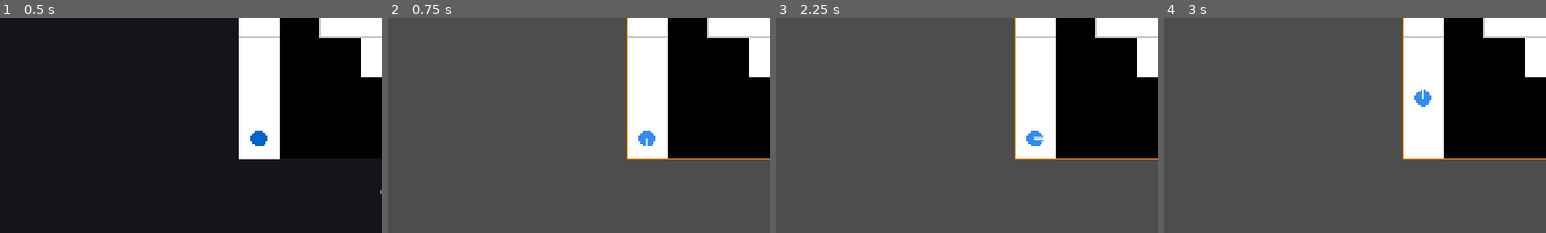
Above: before the commit, frames 1-4 (left to right).
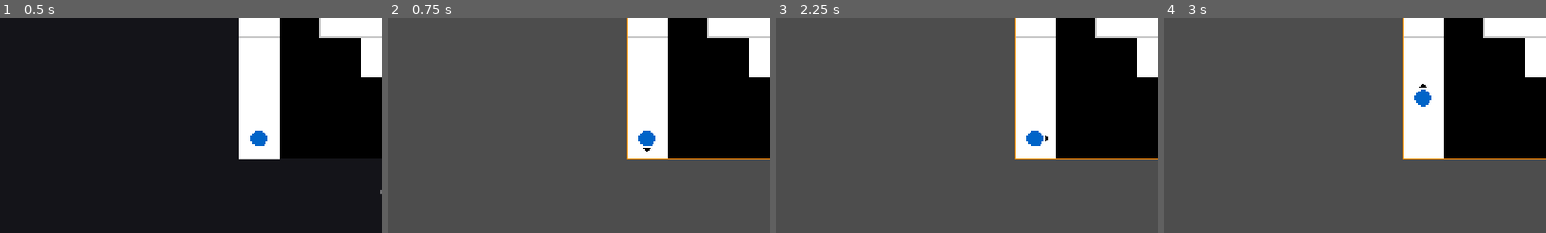
Above: after the commit, the same moments.

Repository: Periodev/DIV
Game: Godot game, scene res://scenes/main.tscn
The game is run twice, just before and just after one commit, with the same random seed, the same clock (stepped at 60 frames per second) and the same inputs.
Inputs:
- Up to frame 1 (0.5 s): no input
- Up to frame 2 (0.75 s): tap Enter at 0.5 s; hold D from 0.53 s (still down); tap R at 0.6 s
- Up to frame 3 (2.25 s): tap Space at 0.77, 1.52, 2 s; release D at 1.28 s; hold S 1.28-2.03 s; tap V at 1.35 s; hold D from 2.03 s (still down); tap C at 2.1 s
- Up to frame 4 (3 s): release D at 2.78 s; hold W from 2.78 s (still down); tap F at 2.85 s
The pictures show only the part of the screen within x 0-50%, y 50-100%; the shares and areas given below are measured in that part.

Frame 1 is identical in both runs. In frame 2, 0.3% of the frame differs, in the area x 65-70%, y 52-63%; in frame 3, 0.3%; in frame 4, 0.3%, in the area x 65-70%, y 30-42%.

Commit message:
Implement movable box and player rendering in GameRenderer

Diff:
--- a/godot/scripts/GameRenderer.gd
+++ b/godot/scripts/GameRenderer.gd
@@ -25,6 +25,8 @@
 const COLOR_BRANCH       := Color8(50, 150, 50)
 const COLOR_GRID         := Color8(200, 200, 200)
 const COLOR_PLAYER       := Color8(0, 100, 200)
+const COLOR_PLAYER_INACTIVE := Color8(200, 200, 200)
+const COLOR_PLAYER_RING  := Color8(120, 145, 170)
 const COLOR_TEXT         := Color8(0, 0, 0)
 const COLOR_FLASH        := Color8(255, 80, 80)
 const COLOR_TITLE        := Color8(220, 220, 220)
@@ -95,7 +97,7 @@
 			_draw_hint_highlight(ih.target_pos, ih.color, eff, a)
 
 	# Entities
-	_draw_entities(gs, eff, a)
+	_draw_entities(eff, a)
 
 	# Flash overlay
 	if _spec.flash_intensity > 0.0 and _spec.flash_pos != Vector2i(-1, -1):
@@ -221,66 +223,80 @@
 # Entities
 # ---------------------------------------------------------------------------
 
-func _draw_entities(gs: int, eff: float, a: float) -> void:
-	var player := _spec.state.get_player()
-
-	# Boxes first, player on top
+func _draw_entities(eff: float, a: float) -> void:
+	var player: Entity = _spec.state.get_player()
+	var overlap_labels: Dictionary = _build_overlap_labels()
+
+	# Boxes first (sorted by z), player on top.
+	var boxes: Array[Entity] = []
 	for e in _spec.state.entities:
-		var ent := e as Entity
-		if ent.uid == 0:
+		var ent: Entity = e as Entity
+		if ent == null:
 			continue
-		_draw_box(ent, eff, a)
+		if ent.uid != 0 and ent.type == Enums.EntityType.BOX:
+			boxes.append(ent)
+	boxes.sort_custom(func(left: Entity, right: Entity) -> bool: return left.z < right.z)
+
+	for ent in boxes:
+		_draw_box(ent, eff, a, overlap_labels)
 
 	_draw_player(player, eff, a)
 
 
-func _draw_box(ent: Entity, eff: float, a: float) -> void:
-	if ent.z == -1:
-		return  # underground / inside hole
-
+func _draw_box(ent: Entity, eff: float, a: float, overlap_labels: Dictionary) -> void:
 	var cell_scale := eff / 80.0
 	var is_held    := ent.z == 1
 	var is_shadow  := _spec.state.is_shadow(ent.uid)
-
-	# Padding: 9px base, increase when falling for visual shrink
-	var pad_base := 9.0
-	var pad      := pad_base * cell_scale
+	var is_transparent_branch: bool = _spec.alpha < 0.9
+
+	# Padding: normal box=9px, underground box=15px.
+	var pad_base: float = 15.0 if ent.z == -1 else 9.0
+	var pad: float = pad_base * cell_scale
 
 	# Falling animation: shift downward
-	var fall_key := [ent.uid, ent.pos]
+	var fall_key: Array = [ent.uid, ent.pos]
 	var fall_prog: float = _spec.falling_progress.get(fall_key, -1.0)
-	var fall_off := 0.0
+	var fall_off: float = 0.0
 	if fall_prog >= 0.0:
 		fall_off  = fall_prog * eff
-		pad      += 6.0 * cell_scale * fall_prog  # shrink while falling
-
-	var rect := Rect2(
+		var animated_pad: float = (9.0 + (15.0 - 9.0) * fall_prog) * cell_scale
+		pad = animated_pad
+
+	var rect: Rect2 = Rect2(
 		ent.pos.x * eff + pad,
 		ent.pos.y * eff + pad + fall_off,
 		eff - pad * 2, eff - pad * 2)
 
 	# Box colour
-	var base_col := BOX_COLORS[(ent.uid - 1) % BOX_COLORS.size()]
+	var base_col: Color = BOX_COLORS[(ent.uid - 1) % BOX_COLORS.size()]
 	var fill_col: Color
-	if is_shadow:
+	if is_transparent_branch:
+		fill_col = _desaturate(base_col, 0.3)
+		fill_col.a = a
+	elif is_shadow and not _spec.is_focused:
 		fill_col = _desaturate(base_col, 0.5)
-		fill_col.a = 0.65 * a
-	elif is_held:
-		fill_col = base_col.lightened(0.25)
 		fill_col.a = a
 	else:
 		fill_col = base_col
 		fill_col.a = a
+	if is_held:
+		fill_col = fill_col.lightened(0.1)
 
 	draw_rect(rect, fill_col)
 
-	# Shadow gets a dashed outline
-	if is_shadow:
-		draw_rect(rect, _col(Color8(255, 255, 255, 100), a), false, maxf(1.0, 2.0 * cell_scale))
-
-	# UID label
+	# Border: none for transparent branch, dashed for shadow, solid otherwise.
+	var border_color: Color = _col(COLOR_TEXT, a)
+	var border_thick: float = maxf(1.0, 2.0 * cell_scale)
+	if not is_transparent_branch:
+		if is_shadow:
+			_draw_dashed_rect(rect, border_color, border_thick)
+		else:
+			draw_rect(rect, border_color, false, border_thick)
+
+	# Label: fusion label > overlap label > uid
+	var label: String = _entity_label(ent, overlap_labels)
 	_draw_center_text(
-		str(ent.uid), rect.get_center(),
+		label, rect.get_center(),
 		int(14.0 * cell_scale), _col(COLOR_TEXT, a))
 
 
@@ -288,22 +304,159 @@
 	if player == null:
 		return
 	var cell_scale := eff / 80.0
-	var center := Vector2(
+	var center: Vector2 = Vector2(
 		player.pos.x * eff + eff * 0.5,
 		player.pos.y * eff + eff * 0.5)
-	var radius := eff * 0.20
-
-	var col := _col(COLOR_PLAYER, a)
-	if _spec.is_focused:
-		col = _col(Color8(50, 140, 240), a)  # slightly brighter when focused
-	draw_circle(center, radius, col)
-
-	# Direction arrow
-	var dx := float(player.direction.x)
-	var dy := float(player.direction.y)
-	var tip := center + Vector2(dx, dy) * radius
-	draw_line(center, tip, _col(Color8(255, 255, 255, 200), a),
-		maxf(2.0, 3.0 * cell_scale), true)
+	var held_items: Array[int] = _spec.state.get_held_items()
+	var held_uid: int = held_items[0] if not held_items.is_empty() else -1
+
+	var dx: int = player.direction.x
+	var dy: int = player.direction.y
+	var arrow_offset: float = 8.0 * cell_scale
+	var arrow_center: Vector2 = Vector2(
+		center.x + dx * arrow_offset,
+		center.y + dy * arrow_offset)
+
+	if held_uid != -1:
+		# Holding item: player becomes box-shaped with held UID color.
+		var color_index: int = (held_uid - 1) % BOX_COLORS.size()
+		var player_color: Color = _col(BOX_COLORS[color_index], a)
+
+		var pad: float = 5.0 * cell_scale
+		var rect: Rect2 = Rect2(
+			player.pos.x * eff + pad,
+			player.pos.y * eff + pad,
+			eff - pad * 2.0,
+			eff - pad * 2.0)
+		draw_rect(rect, player_color)
+		draw_rect(rect, _col(COLOR_TEXT, a), false, maxf(1.0, 3.0 * cell_scale))
+
+		var held_label: String = str(held_uid)
+		var held_entity: Entity = _find_first_entity_by_uid(held_uid)
+		if held_entity != null and held_entity.fused_from.size() > 0:
+			var pieces: Array[String] = []
+			for raw_uid in held_entity.fused_from:
+				pieces.append(str(raw_uid))
+			held_label = "+".join(pieces)
+		_draw_center_text(held_label, center, int(14.0 * cell_scale), _col(COLOR_TEXT, a))
+		_draw_arrow(arrow_center, dx, dy, int(21.0 * cell_scale), _col(COLOR_TEXT, a))
+	else:
+		# Normal player: focused blue fill, non-focused gray ring.
+		var radius: float = eff * 0.20
+		if _spec.is_focused:
+			draw_circle(center, radius, _col(COLOR_PLAYER, a))
+		else:
+			draw_arc(center, radius, 0.0, TAU, 28, _col(COLOR_PLAYER_RING, a), maxf(2.0, 3.0 * cell_scale), true)
+		_draw_arrow(arrow_center, dx, dy, int(21.0 * cell_scale), _col(COLOR_TEXT, a))
+
+
+func _draw_arrow(center: Vector2, dx: int, dy: int, size: int, col: Color) -> void:
+	var half: float = float(size) * 0.5
+	var points: PackedVector2Array
+	if dy < 0:  # up
+		points = PackedVector2Array([
+			Vector2(center.x, center.y - size),
+			Vector2(center.x - half, center.y - half),
+			Vector2(center.x + half, center.y - half),
+		])
+	elif dy > 0:  # down
+		points = PackedVector2Array([
+			Vector2(center.x, center.y + size),
+			Vector2(center.x - half, center.y + half),
+			Vector2(center.x + half, center.y + half),
+		])
+	elif dx < 0:  # left
+		points = PackedVector2Array([
+			Vector2(center.x - size, center.y),
+			Vector2(center.x - half, center.y - half),
+			Vector2(center.x - half, center.y + half),
+		])
+	else:  # right
+		points = PackedVector2Array([
+			Vector2(center.x + size, center.y),
+			Vector2(center.x + half, center.y - half),
+			Vector2(center.x + half, center.y + half),
+		])
+	draw_colored_polygon(points, col)
+
+
+func _draw_dashed_rect(rect: Rect2, col: Color, width: float) -> void:
+	var dash: float = 5.0
+	var gap: float = 5.0
+	var step: float = dash + gap
+
+	var x0: float = rect.position.x
+	var y0: float = rect.position.y
+	var x1: float = rect.position.x + rect.size.x
+	var y1: float = rect.position.y + rect.size.y
+
+	var i: float = 0.0
+	while i < rect.size.x:
+		var seg_end_x: float = minf(i + dash, rect.size.x)
+		draw_line(Vector2(x0 + i, y0), Vector2(x0 + seg_end_x, y0), col, width, true)
+		draw_line(Vector2(x0 + i, y1), Vector2(x0 + seg_end_x, y1), col, width, true)
+		i += step
+
+	i = 0.0
+	while i < rect.size.y:
+		var seg_end_y: float = minf(i + dash, rect.size.y)
+		draw_line(Vector2(x0, y0 + i), Vector2(x0, y0 + seg_end_y), col, width, true)
+		draw_line(Vector2(x1, y0 + i), Vector2(x1, y0 + seg_end_y), col, width, true)
+		i += step
+
+
+func _build_overlap_labels() -> Dictionary:
+	var by_pos: Dictionary = {}
+	for e in _spec.state.entities:
+		var ent: Entity = e as Entity
+		if ent == null:
+			continue
+		if ent.uid == 0 or ent.type != Enums.EntityType.BOX:
+			continue
+		var key: String = _entity_stack_key(ent.pos, ent.z)
+		if not by_pos.has(key):
+			by_pos[key] = {}
+		var seen: Dictionary = by_pos[key]
+		seen[ent.uid] = true
+		by_pos[key] = seen
+
+	var labels: Dictionary = {}
+	for key in by_pos.keys():
+		var seen: Dictionary = by_pos[key]
+		if seen.size() < 2:
+			continue
+		var uids: Array = seen.keys()
+		uids.sort()
+		var parts: Array[String] = []
+		for uid in uids:
+			parts.append(str(uid))
+		labels[key] = "|".join(parts)
+	return labels
+
+
+func _entity_label(ent: Entity, overlap_labels: Dictionary) -> String:
+	if ent.fused_from.size() > 0:
+		var pieces: Array[String] = []
+		for uid in ent.fused_from:
+			pieces.append(str(uid))
+		return "+".join(pieces)
+
+	var key: String = _entity_stack_key(ent.pos, ent.z)
+	if overlap_labels.has(key):
+		return str(overlap_labels[key])
+	return str(ent.uid)
+
+
+func _entity_stack_key(pos: Vector2i, z: int) -> String:
+	return "%d|%d|%d" % [pos.x, pos.y, z]
+
+
+func _find_first_entity_by_uid(uid: int) -> Entity:
+	for e in _spec.state.entities:
+		var ent: Entity = e as Entity
+		if ent != null and ent.uid == uid:
+			return ent
+	return null
 
 
 # ---------------------------------------------------------------------------
